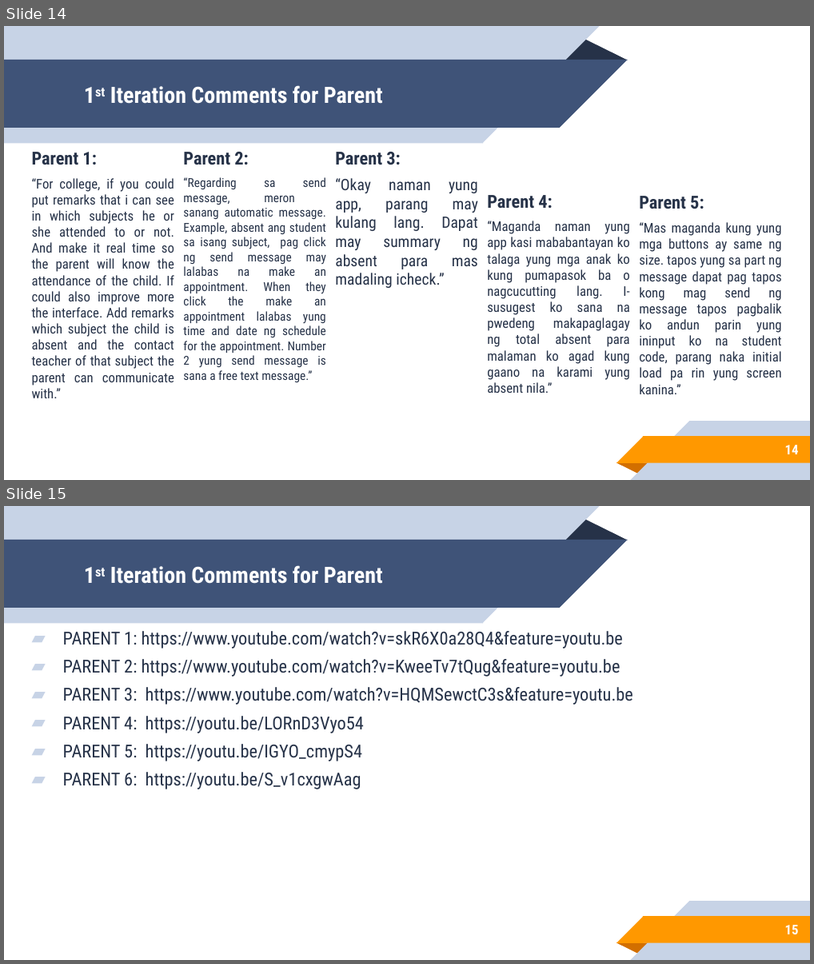
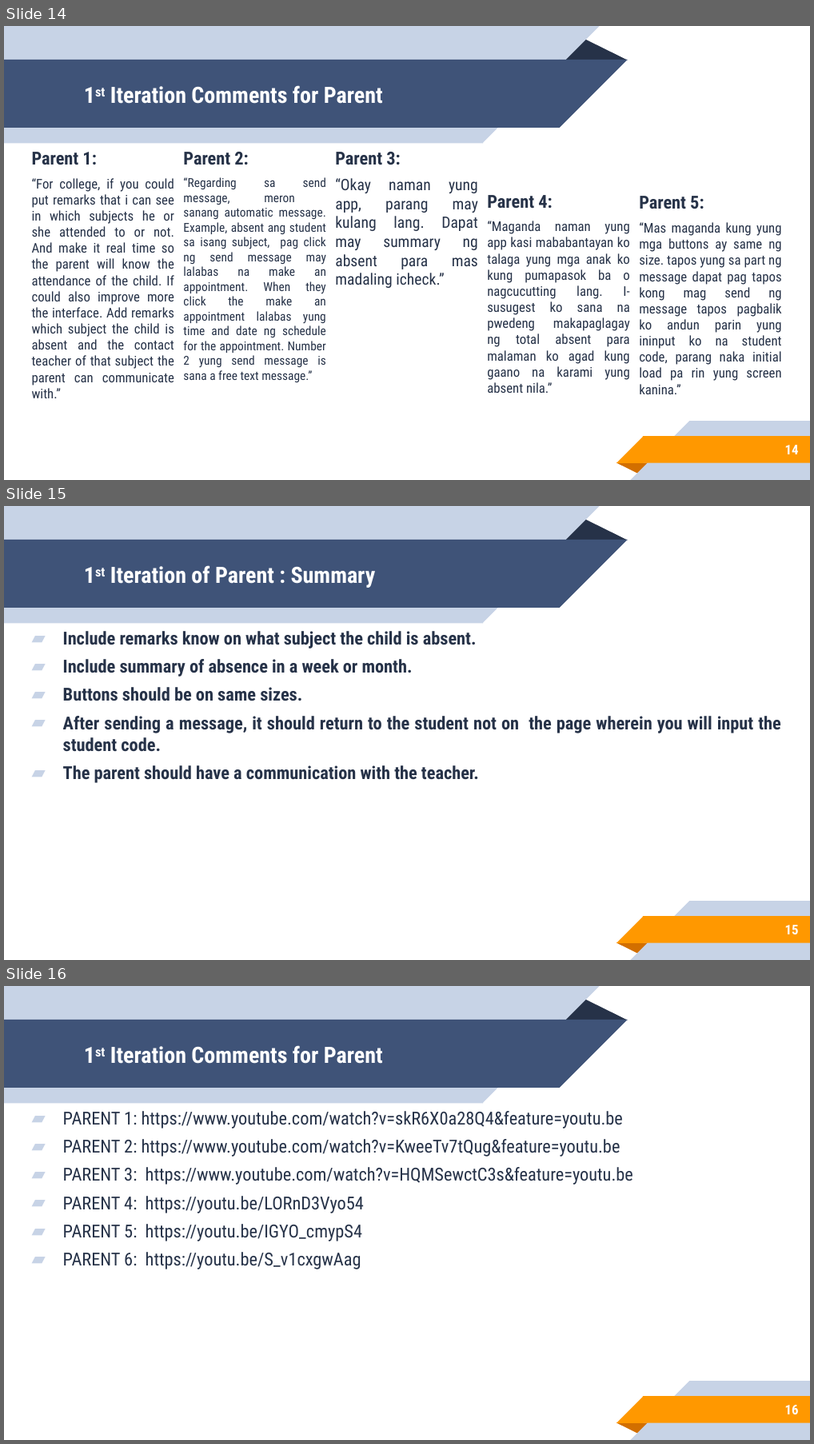
Before and after one commit to ctcambaliza/lab1, a slide deck: USERDES-PPT-FINAL.pptx. Shown one above the other, each under a label of ours: slides 14 and 15 before the commit, slides 14, 15 and 16 after it. The pictures are 814x964 and 814x1444 pixels, drawn with LibreOffice and Linux fonts; fonts in the diff are those of the drawing. Boxes give left, top, right and bottom in pixels: in the first picture for what was removed or moved away, otherwise in the second. Text is boxed around its words. In the diff, an @@ line names an element or a change of style, - is before the commit and + after.

```diff
--- a/USERDES-PPT-FINAL.pptx
+++ b/USERDES-PPT-FINAL.pptx
@@ slide 15 added at <box>4,506,810,960</box>, background #FFFFFF; not listed: 10 template elements that a slide beside it also shows @@
@@ title added at <box>110,565,376,588</box>, 20 pt, text #FFFFFF, bold @@
+1st Iteration of Parent : Summary
@@ text added at <box>63,631,782,783</box>, 16 pt, text #263248, bold @@
+▰ Include remarks know on what subject the child is absent.
+▰ Include summary of absence in a week or month.
+▰ Buttons should be on same sizes.
+▰ After sending a message, it should return to the student not on the page wherein you will input the student code.
+▰ The parent should have a communication with the teacher.
@@ page number added at <box>786,924,799,934</box>, 12 pt, text #FFFFFF, bold @@
+15
@@ what was slide 15 is now slide 16 @@
```
Also in this commit, not shown: 1 slide changed, 1 other slide added, 1 slide removed.
